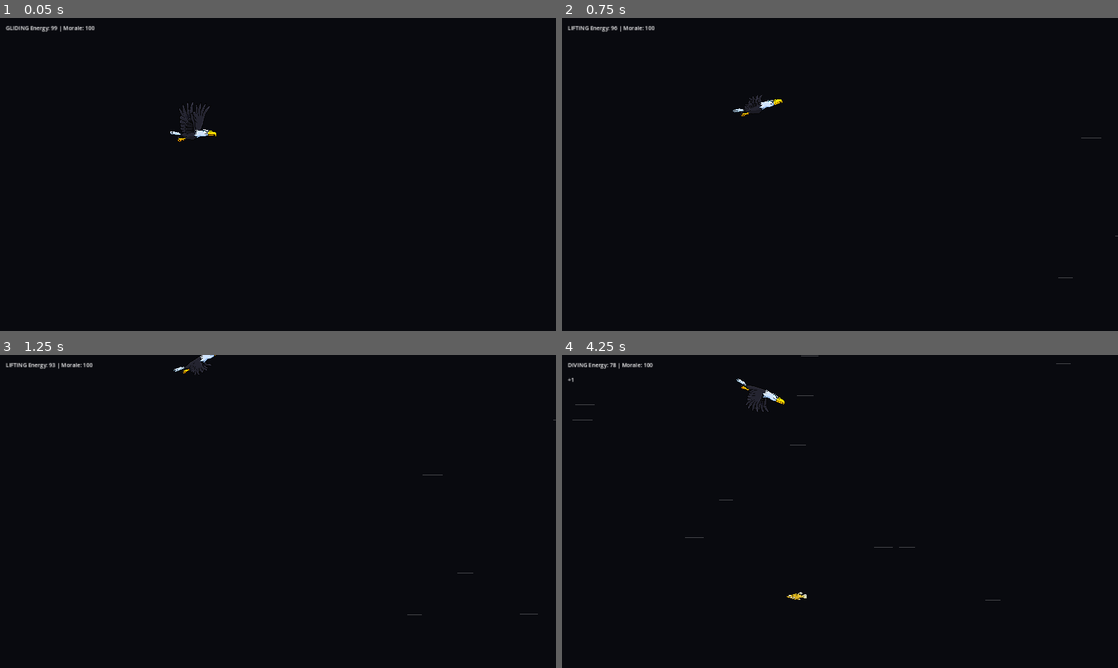
Above: before the commit, frames 1-4 (two rows, left to right).
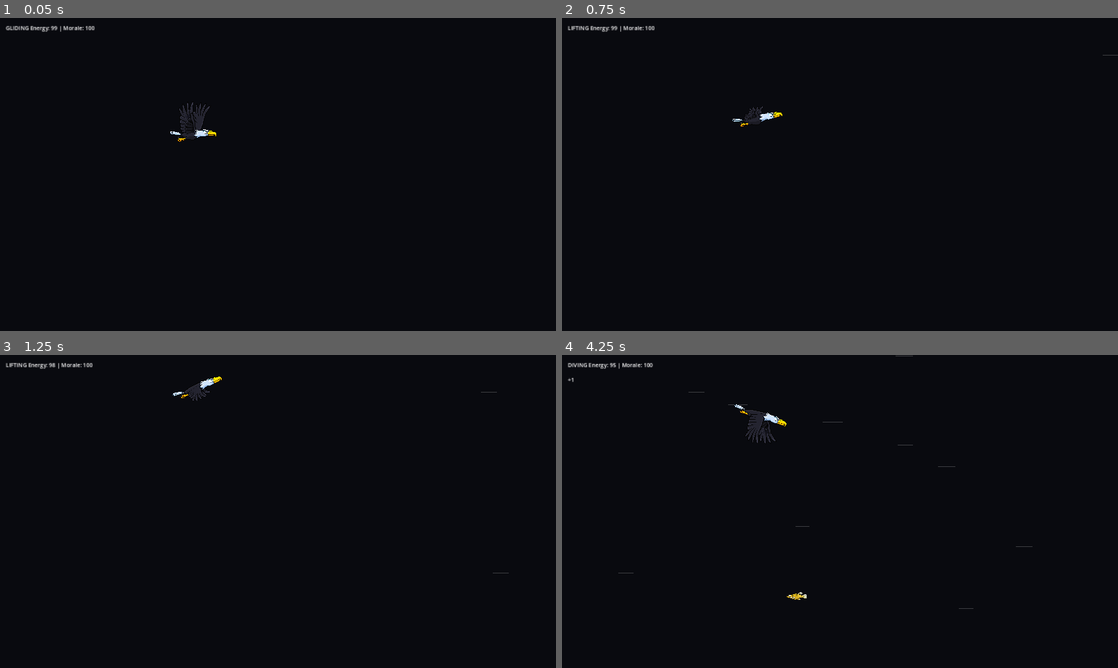
Above: after the commit, the same moments.

Repository: yakostro/eagle_game
Game: Godot game, scene res://Scenes/game.tscn
The game is run twice, just before and just after one commit, with the same random seed, the same clock (stepped at 60 frames per second) and the same inputs.
Inputs:
- Up to frame 1 (0.05 s): no input
- Up to frame 2 (0.75 s): hold Up (move_up) from 0.53 s (still down); tap E (eat_fish) at 0.6 s
- Up to frame 3 (1.25 s): keep holding Up (move_up)
- Up to frame 4 (4.25 s): release Up (move_up) at 1.28 s; hold Down (move_down) 1.28-2.03 s; tap F (drop_fish) at 1.35 s; tap E (eat_fish) at 1.55, 2.1, 3.05, 3.6 s; hold Up (move_up) 2.03-3.53 s; tap H (screech) at 2.85 s; hold Down (move_down) from 3.53 s (still down)

Frame 1 is identical in both runs. In frame 2, 0.3% of the frame differs, in the area x 9-100%, y 2-84%; in frame 3, 0.4%; in frame 4, 0.7%, in the area x 1-92%, y 0-82%.

Commit message:
Catch one fish at a time. Added 'eat fish' mechanics.

Diff:
--- a/Scenes/game.tscn
+++ b/Scenes/game.tscn
@@ -34,24 +34,25 @@
 [node name="WindParticles" parent="." instance=ExtResource("2_wind")]
 z_index = -1
 position = Vector2(2101, 552)
-amount = 30
+amount = 20
 speed_scale = 4.0
 lifetime_randomness = 0.0
 draw_order = 1
 texture = ExtResource("3_yd0cu")
 spread = 0.0
-initial_velocity_min = 140.0
-initial_velocity_max = 160.0
+initial_velocity_min = 100.0
+initial_velocity_max = 120.0
 angular_velocity_min = 0.0
 angular_velocity_max = 0.0
 linear_accel_min = 0.0
+linear_accel_max = 3.0
 tangential_accel_min = 0.0
 tangential_accel_max = 0.0
 damping_min = 0.0
 damping_max = 5.0
 angle_max = 0.0
 scale_amount_min = 1.0
-color = Color(1, 0.996078, 0.996078, 0.290196)
+color = Color(1, 0.996078, 0.996078, 0.231373)
 hue_variation_min = -0.72
 hue_variation_max = 0.11
 
--- a/scripts/eagle.gd
+++ b/scripts/eagle.gd
@@ -12,10 +12,10 @@
 enum MovementState { GLIDING, LIFTING, DIVING }
 
 # Physics constants
-const MAX_UP_VELOCITY = -600.0
-const MAX_DOWN_VELOCITY = 800.0
-const LIFT_ACCELERATION = 11000.0
-const DIVE_ACCELERATION = 12000.0
+const MAX_UP_VELOCITY = -500.0
+const MAX_DOWN_VELOCITY = 700.0
+const LIFT_ACCELERATION = 3000.0
+const DIVE_ACCELERATION = 4000.0
 const DRAG = 500.0
 const NEUTRAL_DRAG = 800.0
 const NEUTRAL_THRESHOLD = 5.0
@@ -29,8 +29,7 @@
 
 # Game mechanics variables
 @export var max_energy: float = 100.0
-@export var energy_per_fish: float = 25.0  # Energy gained from eating fish
-@export var energy_loss_per_second: float = 5.0  # Base energy loss over time
+@export var energy_loss_per_second: float = 1.0  # Base energy loss over time
 
 # Morale system variables
 @export var max_morale: float = 100.0
@@ -93,18 +92,25 @@
 	update_UI()
 
 # Fish management methods
-func catch_fish(fish: Fish):
-	"""Called when the eagle catches a fish"""
+func catch_fish(fish: Fish) -> bool:
+	"""Called when the eagle catches a fish. Returns true if successful."""
 	if carried_fish == null:  # Only catch if not already carrying
 		carried_fish = fish
 		print("Eagle caught a fish!")
 		fish_caught_changed.emit(true)
+		return true
+	else:
+		print("Eagle already carrying a fish - cannot catch another!")
+		return false
 
 func eat_fish():
 	"""Called when the eagle eats a caught fish to restore energy"""
 	if carried_fish != null:
 		print("Eagle ate a fish!")
-		current_energy = min(current_energy + energy_per_fish, max_energy)
+		# Use the fish's energy value instead of fixed amount
+		var energy_gained = carried_fish.energy_value
+		current_energy = min(current_energy + energy_gained, max_energy)
+		print("Energy gained from fish: ", energy_gained, " (Total energy: ", current_energy, ")")
 		carried_fish.queue_free()  # Remove the fish from scene
 		carried_fish = null
 		fish_caught_changed.emit(false)
--- a/scripts/fish.gd
+++ b/scripts/fish.gd
@@ -8,6 +8,7 @@
 @export var jump_force_variation: float = 100.0  # Random variation in jump force
 @export var horizontal_speed: float = 150.0  # Horizontal speed towards target
 @export var lifetime: float = 5.0
+@export var energy_value: float = 25.0  # Energy this fish provides when eaten
 
 
 # Fish attachment variables
@@ -107,25 +108,28 @@
 		catch_fish(body)
 
 func catch_fish(eagle):
-	is_caught = true
+	# First check if eagle can catch this fish
+	var successfully_caught = false
+	if eagle.has_method("catch_fish"):
+		successfully_caught = eagle.catch_fish(self)  # Eagle returns true if it can catch
 
-	# Make fish smaller and attach to eagle
-	scale = Vector2(fish_scale_when_caught, fish_scale_when_caught)
+	# Only proceed if eagle successfully caught the fish
+	if successfully_caught:
+		is_caught = true
 
-	# Disable physics
-	freeze = true
+		# Make fish smaller and attach to eagle
+		scale = Vector2(fish_scale_when_caught, fish_scale_when_caught)
 
-	# Disable collision detection for caught fish
-	var catch_area = $CatchArea
-	catch_area.set_deferred("monitoring", false)
+		# Disable physics
+		freeze = true
 
-	# Notify the eagle that it caught a fish
-	if eagle.has_method("catch_fish"):
-		eagle.catch_fish(self)  # Pass the fish reference to eagle
+		# Disable collision detection for caught fish
+		var catch_area = $CatchArea
+		catch_area.set_deferred("monitoring", false)
+
+		print("Fish caught and attached to eagle!")
 	else:
-		print("Eagle caught a fish!")
-
-	print("Fish caught and attached to eagle!")
+		print("Fish could not be caught - eagle already has a fish!")
 
 func release_fish():
 	"""Called when eagle releases/drops the fish"""
Not shown, changed: GDD.md
